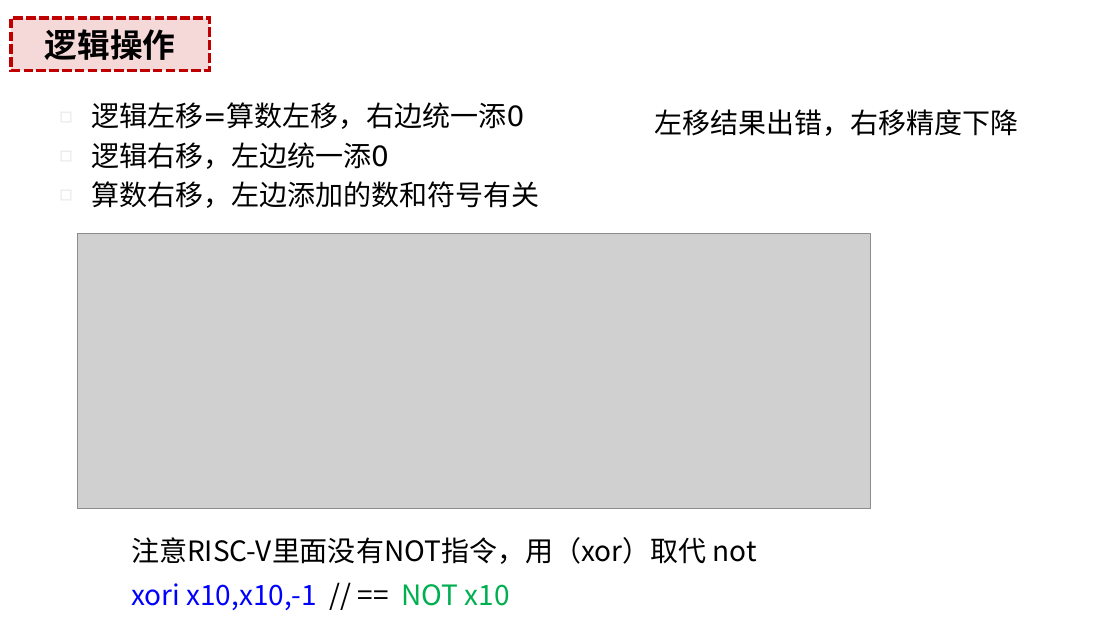
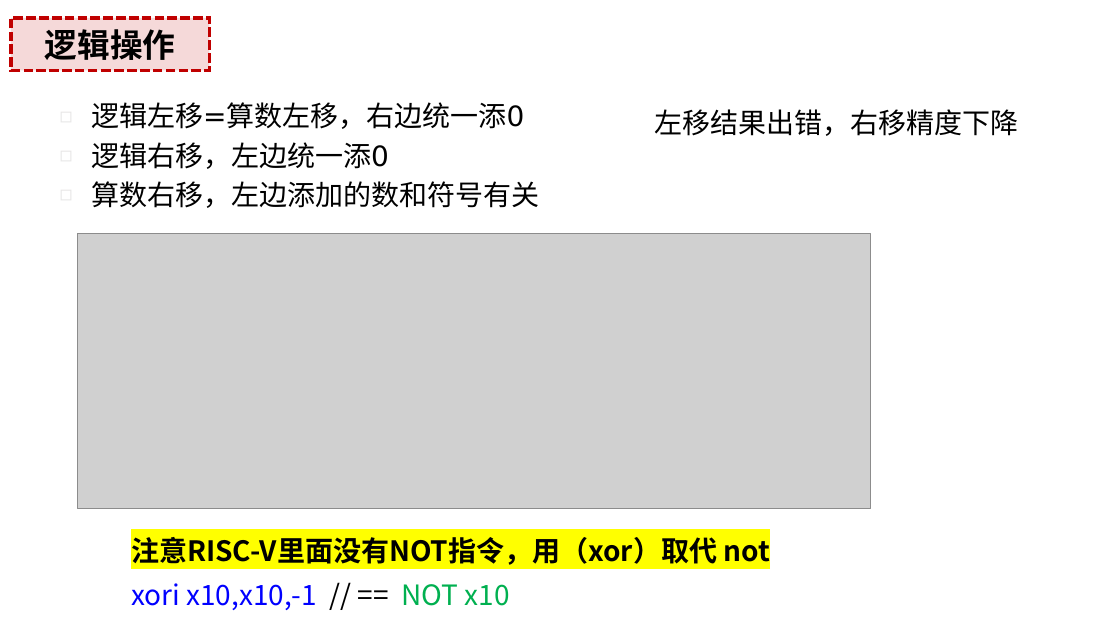
Before and after one commit to weichow23/zju_course, a slide deck: slide 11 of 计算机组成/复习ppt/[x] 2 指令.pptx. Drawn at 1120x630 pixels with LibreOffice and Linux fonts; fonts in the diff are those of the drawing; grey boxes stand for pictures. Boxes give left, top, right and bottom in pixels: in the first picture for what was removed or moved away, otherwise in the second. Text is boxed around its words. In the diff, an @@ line names an element or a change of style, - is before the commit and + after.

```diff
--- a/计算机组成/复习ppt/[x] 2 指令.pptx
+++ b/计算机组成/复习ppt/[x] 2 指令.pptx
@@ text at box(131, 537, 769, 565): highlight none to #FFFF00, bold on in "注意RISC-V里面没有NOT指令，用（xor）取代 not" @@
```
Also in this commit, not shown: 10 other slides changed, 5 slides removed, 9 other files.
